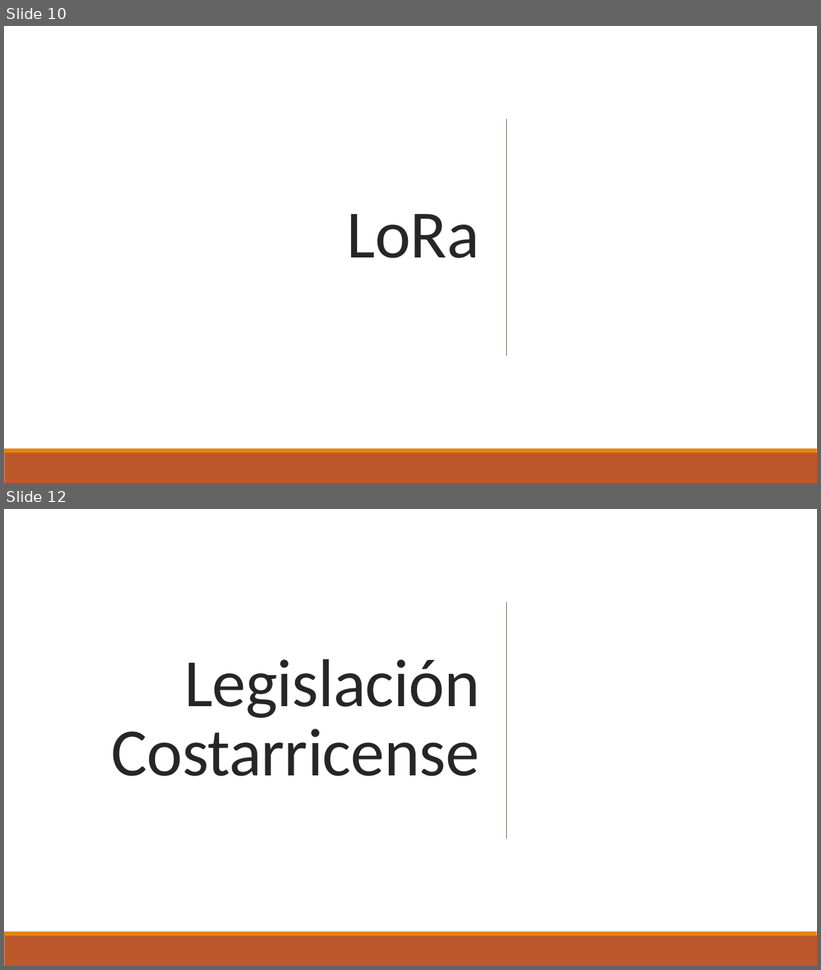
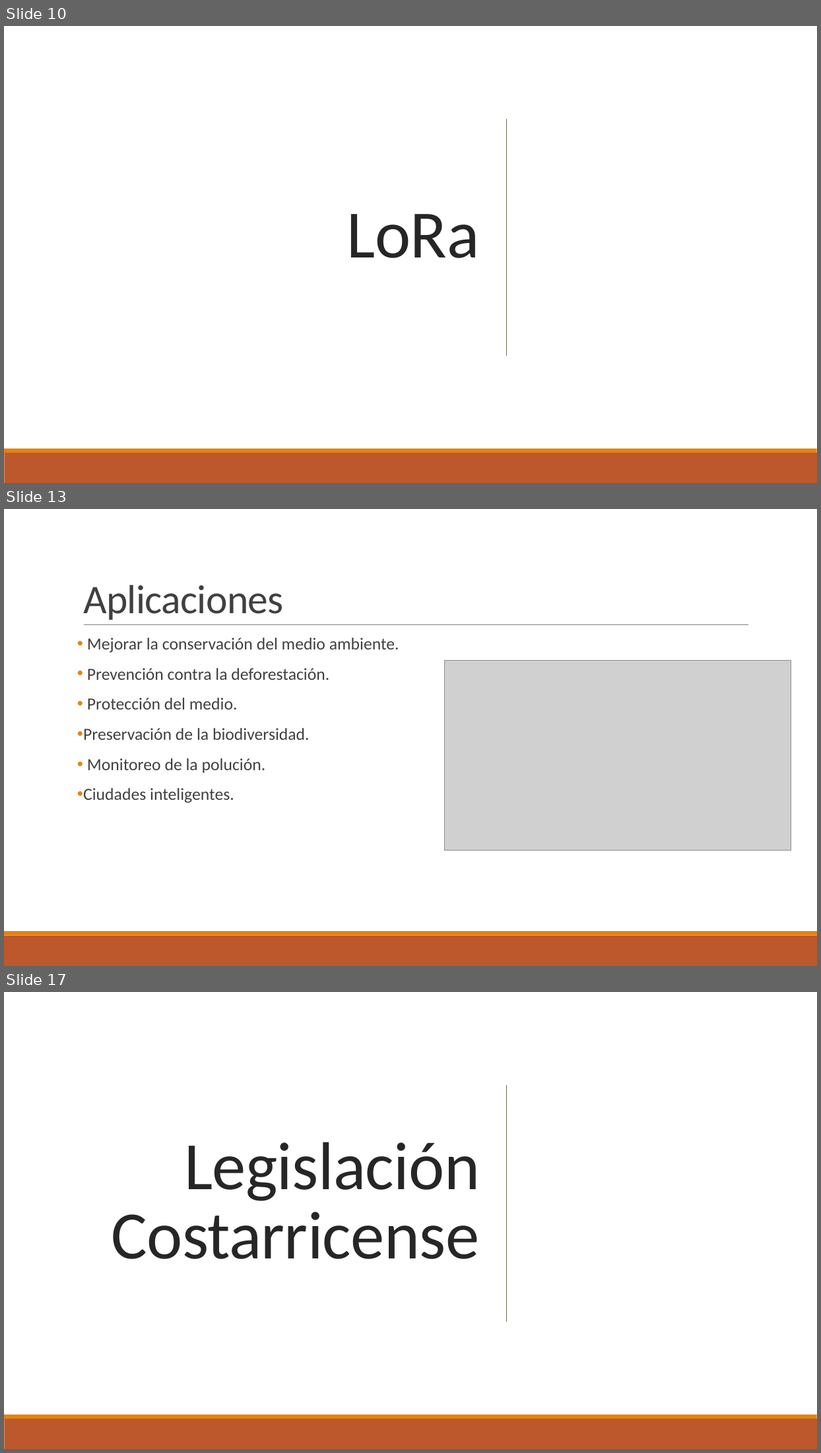
Before and after one commit to oscarconejoc/Taller_Integrador_Grupo6, a slide deck: Investigacion Inicial/Sistema de comunicaciones LoRa.pptx. Shown one above the other, each under a label of ours: slides 10 and 12 before the commit, slides 10, 13 and 17 after it; the slides between them are not shown. The pictures are 821x970 and 821x1453 pixels, drawn with LibreOffice and Linux fonts; fonts in the diff are those of the drawing; grey boxes stand for pictures. Boxes give left, top, right and bottom in pixels: in the first picture for what was removed or moved away, otherwise in the second. Text is boxed around its words. In the diff, an @@ line names an element or a change of style, - is before the commit and + after.

Commit message:
Add files via upload
V0.2 de la presentación

```diff
--- a/Investigacion Inicial/Sistema de comunicaciones LoRa.pptx
+++ b/Investigacion Inicial/Sistema de comunicaciones LoRa.pptx
@@ slide 13 added at [4, 509, 817, 966], background #FFFFFF @@
@@ title added at [83, 585, 284, 620], 48 pt, text #404040 @@
+Aplicaciones
@@ line added from (84, 625) to (748, 625), #808080 0.5 pt @@
@@ text added at [83, 638, 399, 803], 20 pt, text #404040 @@
+• Mejorar la conservación del medio ambiente.
+• Prevención contra la deforestación.
+• Protección del medio.
+• Preservación de la biodiversidad.
+• Monitoreo de la polución.
+• Ciudades inteligentes.
@@ picture added at [445, 661, 791, 851] @@
@@ rectangle added at [4, 936, 817, 966], fill #BD582C @@
@@ rectangle added at [4, 931, 817, 936], fill #E48312 @@
@@ what was slide 12 is now slide 17 @@
```
Also in this commit, not shown: 6 other slides added, 2 slides removed.
